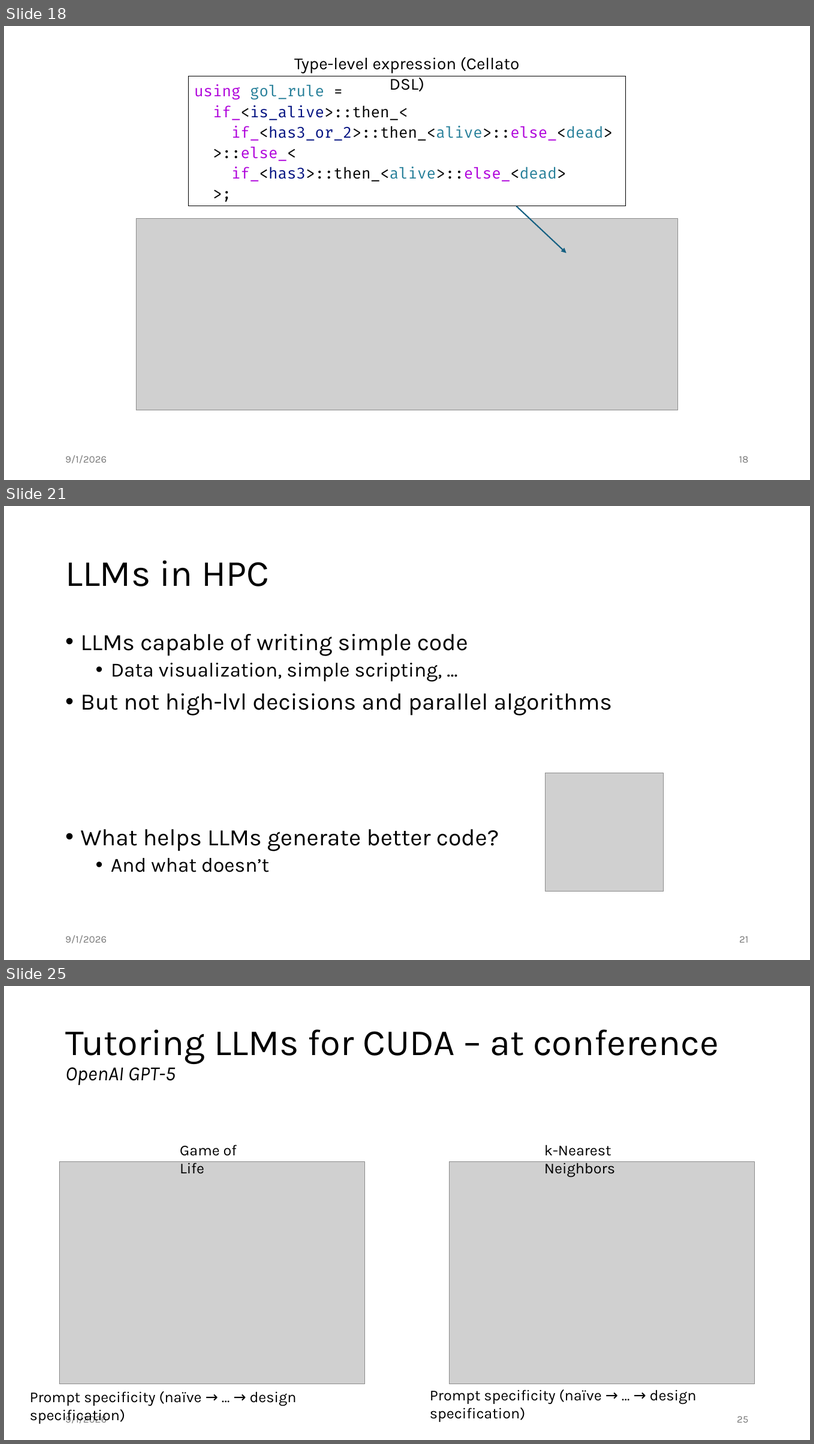
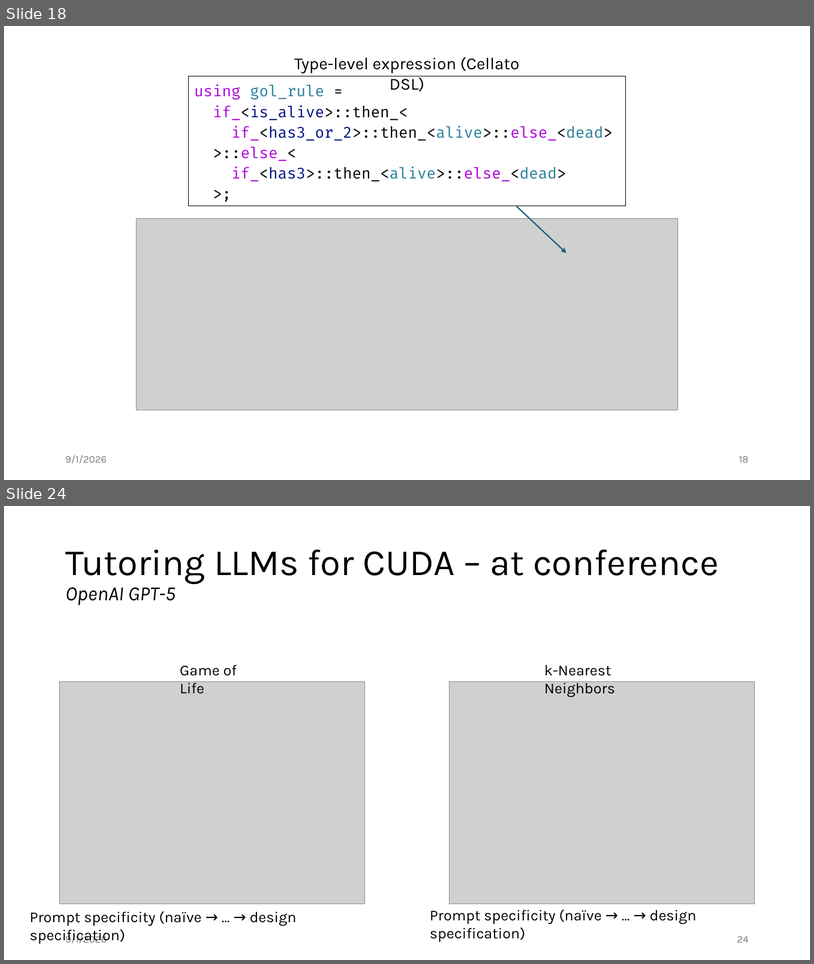
Before and after one commit to jiriklepl/phd-thesis, a slide deck: slides/Optimizing Memory Layouts and Traversal Orders in High-Performance Computing.pptx. Shown one above the other, each under a label of ours: slides 18, 21 and 25 before the commit, slides 18 and 24 after it; the slides between them are not shown. The pictures are 814x1444 and 814x964 pixels, drawn with LibreOffice and Linux fonts; fonts in the diff are those of the drawing; grey boxes stand for pictures. Boxes give left, top, right and bottom in pixels: in the first picture for what was removed or moved away, otherwise in the second. Text is boxed around its words. In the diff, an @@ line names an element or a change of style, - is before the commit and + after.

```diff
--- a/slides/Optimizing Memory Layouts and Traversal Orders in High-Performance Computing.pptx
+++ b/slides/Optimizing Memory Layouts and Traversal Orders in High-Performance Computing.pptx
@@ slide 21 removed at <box>4,506,810,960</box>, background #FFFFFF @@
@@ title removed at <box>65,560,269,586</box> @@
-LLMs in HPC
@@ text removed at <box>81,634,612,872</box> @@
-• LLMs capable of writing simple code
-  • Data visualization, simple scripting, …
-• But not high-lvl decisions and parallel algorithms
-• What helps LLMs generate better code?
-  • And what doesn’t
@@ picture removed at <box>546,773,665,891</box> @@
@@ text removed at <box>65,935,107,943</box> @@
-9/1/2026
@@ page number removed at <box>740,936,749,942</box> @@
-21
@@ what was slide 25 is now slide 24 @@
@@ page number at <box>737,936,749,942</box>: text changed @@
-25
+24
```
Also in this commit, not shown: 10 slides changed.
